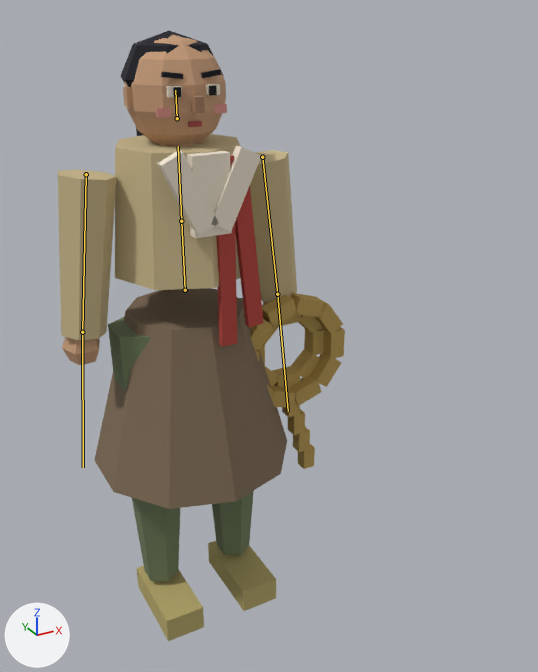
What one commit did to the glTF model assets3d/npcs/npc_N102.glb.
Both versions are drawn from a camera (50 mm lens) standing at (-0.675, -1.669, 1.601) and looking at (0.147, -0.175, 0.854). Every picture has the same lights, and +X, +Y and +Z are marked at lower left. The older version comes first. The bones that change are drawn over the model as lines.

The first picture shows 'npc_N102_part0', 'npc_N102_part1', 'npc_N102_part10', 'npc_N102_part11', 'npc_N102_part12', 'npc_N102_part2', 'npc_N102_part3', 'npc_N102_part4', 'npc_N102_part5', 'npc_N102_part6', 'npc_N102_part7', 'npc_N102_part8', 'npc_N102_part9'.
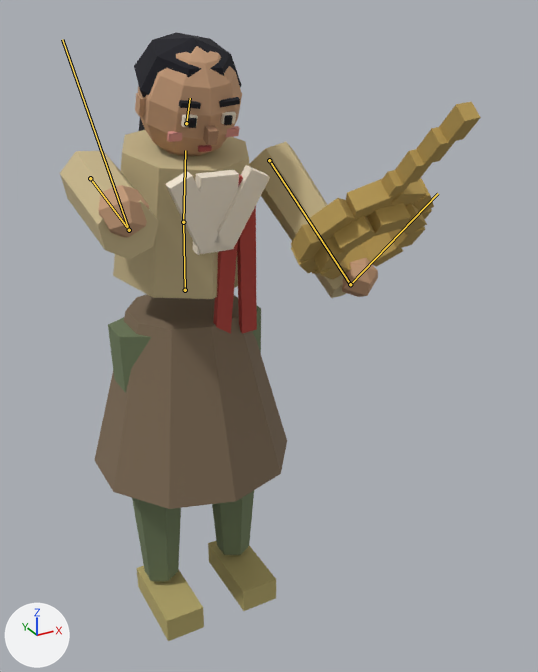
The newer file adds an action. The first version stands in its rest pose; the second is drawn at frame 43 of the action 'MournStand'.

Changed parts and their boxes (x1, y1, x2, y2) in the pictures (538 x 672 px):
'npc_N102_part3', posed: before (58, 134, 297, 340); after (60, 130, 346, 299)
'npc_N102_part12', posed: before (250, 293, 345, 469); after (291, 102, 481, 279)
'npc_N102_part6', posed: before (62, 35, 269, 365); after (98, 46, 378, 297)
'npc_N102_part5', posed (7% shorter): before (157, 84, 261, 238); after (165, 112, 270, 255)
'npc_N102_part1', posed: before (108, 298, 254, 581); after (108, 306, 261, 581)
'npc_N102_part4', posed: before (216, 155, 264, 347); after (213, 174, 257, 334)
'npc_N102_part8', posed: before (120, 31, 224, 136); after (134, 32, 241, 131)
'npc_N102_part9', posed (13% taller): before (156, 104, 227, 118); after (167, 126, 240, 142)
'npc_N102_part10', posed (13% wider, 17% taller): before (191, 96, 205, 113); after (203, 125, 219, 145)
'npc_N102_part7', posed (8% taller): before (173, 85, 217, 97); after (188, 115, 233, 128)
bone 'Spine', root to tip: before (185, 290) to (181, 221); after (185, 290) to (183, 222)
bone 'Chest', root to tip: before (181, 221) to (178, 146); after (183, 222) to (185, 150)
bone 'Head', root to tip: before (177, 118) to (175, 90); after (186, 123) to (190, 98)
bone 'UpperArm.L', root to tip: before (262, 157) to (277, 294); after (269, 160) to (350, 284)
bone 'Hand.L', root to tip: before (277, 294) to (288, 411); after (350, 284) to (438, 193)
bone 'UpperArm.R', root to tip: before (86, 174) to (82, 332); after (90, 178) to (129, 230)
bone 'Hand.R', root to tip: before (82, 332) to (83, 467); after (129, 230) to (62, 39)

The change in detail:
Bone 'Spine' (bone_spine) turns from (0, 0, 0) to (3, 0, 0) degrees about its own x, y and z.
Bone 'Chest' (bone_chest) turns from (0, 0, 0) to (8, 0, 0) degrees about its own x, y and z.
Bone 'Head' (bone_head) turns from (0, 0, 0) to (12, 0, 0) degrees about its own x, y and z.
Bone 'UpperArm.L' (bone_upperarm_l) turns from (0, 0, 0) to (-56, -9, -9) degrees about its own x, y and z.
Bone 'Hand.L' (bone_hand_l) turns from (0, 0, 0) to (-87, -11, 0) degrees about its own x, y and z.
Bone 'UpperArm.R' (bone_upperarm_r) turns from (0, 0, 0) to (-97, 15, 1) degrees about its own x, y and z.
Bone 'Hand.R' (bone_hand_r) turns from (0, 0, 0) to (-128, 14, -5) degrees about its own x, y and z.
